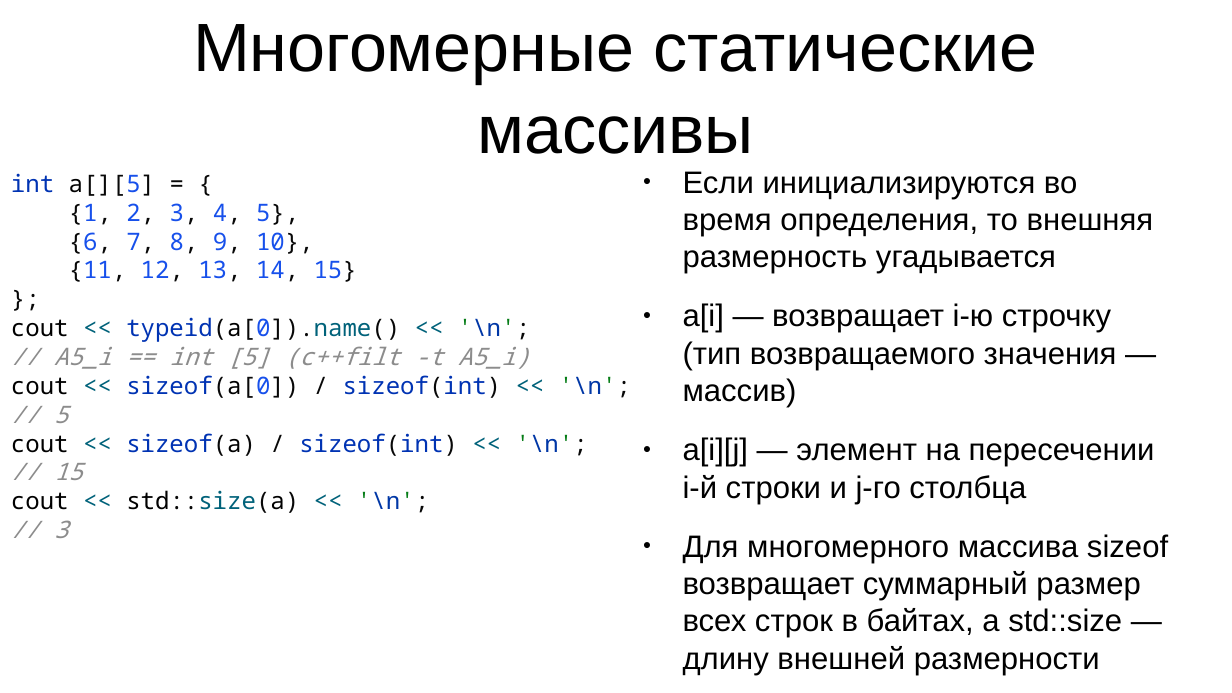
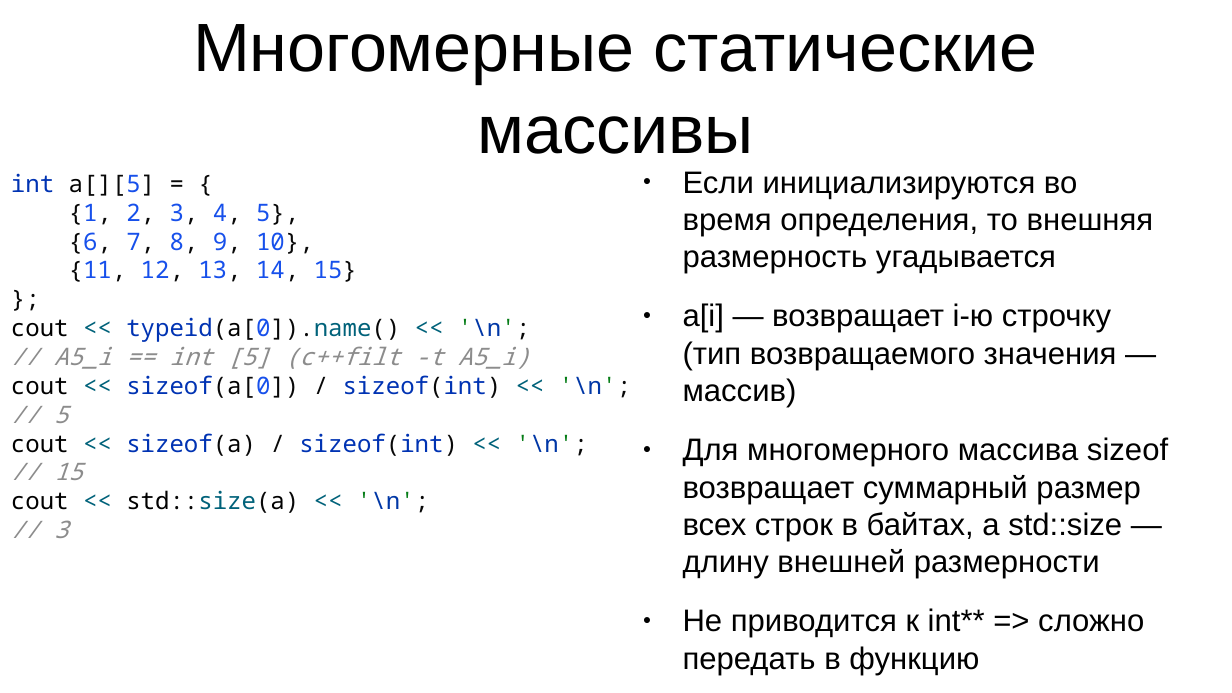
Before and after one commit to IvanStriker/Cpp_Coworking, a slide deck: slide 22 of 1-st meeting/Memory management in C++.pptx (slide 21 before the commit). Drawn at 1232x693 pixels with LibreOffice and Linux fonts; fonts in the diff are those of the drawing. Boxes give left, top, right and bottom in pixels: in the first picture for what was removed or moved away, otherwise in the second. Text is boxed around its words. In the diff, an @@ line names an element or a change of style, - is before the commit and + after.

```diff
--- a/1-st meeting/Memory management in C++.pptx
+++ b/1-st meeting/Memory management in C++.pptx
@@ text at (683, 437, 1155, 504): paragraph removed @@
-● a[i][j] — элемент на пересечении i-й строки и j-го столбца
@@ text at (683, 608, 1144, 675): paragraph added @@
+● Не приводится к int** => сложно передать в функцию
```
Also in this commit, not shown: 4 other slides changed, 2 slides added, 14 other files.
